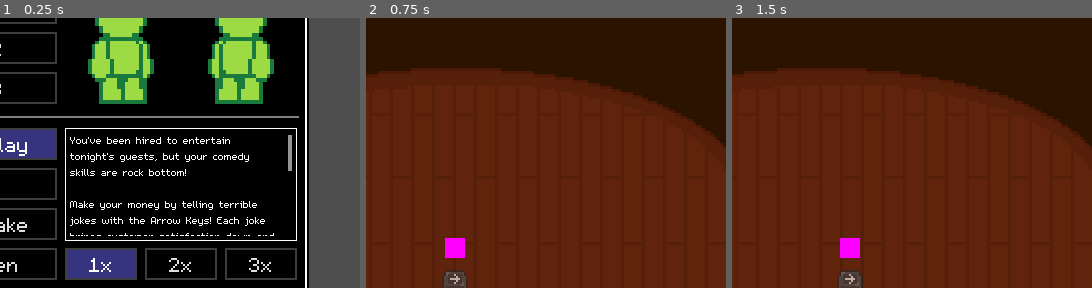
Above: before the commit, frames 1-3 (left to right).
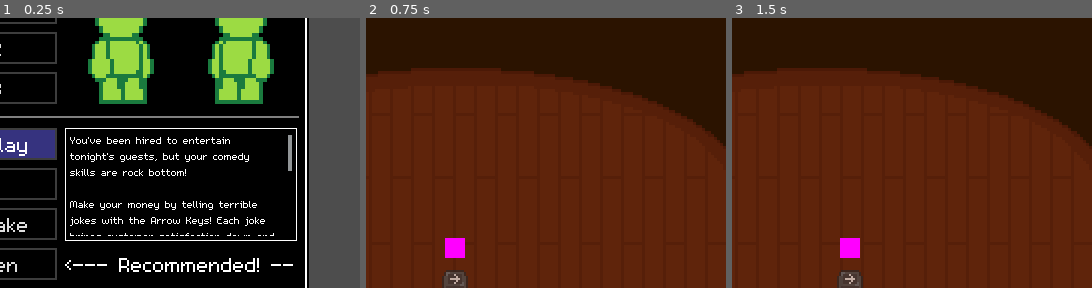
Above: after the commit, the same moments.

Repository: InRe-Dan/MiniJameGam34
Game: Godot game, scene res://menus/main_menu.tscn
The game is run twice, just before and just after one commit, with the same random seed, the same clock (stepped at 60 frames per second) and the same inputs.
Inputs:
- Up to frame 1 (0.25 s): no input
- Up to frame 2 (0.75 s): click "Night 1" at 0.5 s
- Up to frame 3 (1.5 s): tap Enter at 1.25 s; hold D (move_right) from 1.28 s (still down)
The pictures show only the part of the screen within x 38-88%, y 31-81%; the shares and areas given below are measured in that part.

The runs differ from the first frame. In frame 1, 3.9% of the frame differs, in the area x 18-83%, y 85-98%; in frame 2, nothing differs; in frame 3, nothing differs.

Commit message:
Hidden scaling buttons

Diff:
--- a/menus/main_menu.tscn
+++ b/menus/main_menu.tscn
@@ -163,6 +163,7 @@
 
 [node name="1x" type="Button" parent="HBoxContainer/PanelContainer/MarginContainer/HBoxContainer/HBoxContainer4"]
 unique_name_in_owner = true
+visible = false
 custom_minimum_size = Vector2(30, 0)
 layout_mode = 2
 size_flags_horizontal = 3
@@ -174,6 +175,7 @@
 
 [node name="2x" type="Button" parent="HBoxContainer/PanelContainer/MarginContainer/HBoxContainer/HBoxContainer4"]
 unique_name_in_owner = true
+visible = false
 custom_minimum_size = Vector2(30, 0)
 layout_mode = 2
 size_flags_horizontal = 3
@@ -184,6 +186,7 @@
 
 [node name="3x" type="Button" parent="HBoxContainer/PanelContainer/MarginContainer/HBoxContainer/HBoxContainer4"]
 unique_name_in_owner = true
+visible = false
 custom_minimum_size = Vector2(30, 0)
 layout_mode = 2
 size_flags_horizontal = 3
@@ -191,6 +194,14 @@
 toggle_mode = true
 button_group = SubResource("ButtonGroup_ny88f")
 text = "3x"
+
+[node name="Label" type="Label" parent="HBoxContainer/PanelContainer/MarginContainer/HBoxContainer/HBoxContainer4"]
+layout_mode = 2
+size_flags_horizontal = 3
+size_flags_vertical = 1
+text = "<--- Recommended! --"
+horizontal_alignment = 1
+vertical_alignment = 1
 
 [node name="PanelContainer" type="PanelContainer" parent="."]
 layout_mode = 0
Not shown, changed: export_presets.cfg
